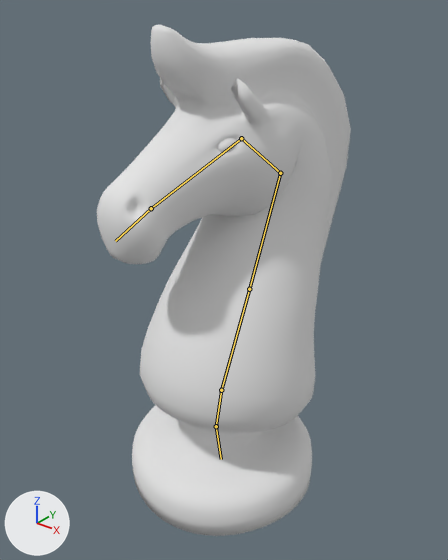
The Blender file Assets/chess_knight.blend: old version first, new version second.
Camera for both pictures: a 50 mm lens placed at (1.54, -1.93, 2.18), pointed at (-0.05, 0.05, 0.96). Every picture has the same lights, and +X, +Y and +Z are marked at lower left. Both versions are drawn at frame 92 of the action 'jump'; the numbers are the values there. The bones that bend it are drawn over the model as lines.

Objects in the first picture: 'Knight'.
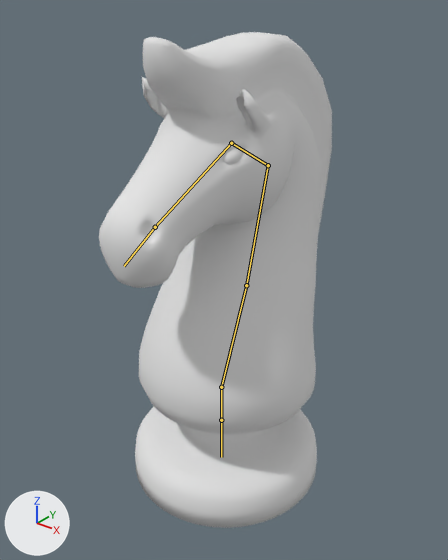
The edits, one by one:
Bone 'Bone' (bone_bone) moves from (2.036, 0.289, -0.172) to (2.036, 0.305, -0.178).
Bone 'Bone' (bone_bone) turns from (-65, 70, -92) to (-68, 70, -92) degrees about its own x, y and z.
Bone 'Bone.001' (bone_bone_001) turns from (3, -4, 1) to (0, 0, 0) degrees about its own x, y and z.
Bone 'Bone.002' (bone_bone_002) turns from (0, -5, -5) to (-4, 0, 1) degrees about its own x, y and z.
Bone 'Bone.003' (bone_bone_003) turns from (-8, 2, 1) to (-1, 0, 0) degrees about its own x, y and z.
Bone 'Bone.007' (bone_bone_007) moves from (-2.036, -0.33, -0.066) to (-2.036, -0.347, -0.066).
Bone 'Bone.007' (bone_bone_007) turns from (-12, -90, 0) to (0, -90, 0) degrees about its own x, y and z.
Bone 'Bone.008' (bone_bone_008) turns from (21, 0, 0) to (0, 0, 0) degrees about its own x, y and z.

Changed parts and their boxes [x1, y1, x2, y2] in the pictures (448 x 560 px):
'Knight', posed (8% narrower)
    before: [97, 25, 351, 536]
    after: [99, 32, 332, 528]
bone 'Bone', root to tip
    before: (221, 390) to (249, 289)
    after: (221, 387) to (246, 285)
bone 'Bone.001', root to tip
    before: (249, 289) to (280, 173)
    after: (246, 285) to (268, 165)
bone 'Bone.002', root to tip
    before: (280, 173) to (241, 138)
    after: (268, 165) to (231, 143)
bone 'Bone.003', root to tip
    before: (241, 138) to (151, 208)
    after: (231, 143) to (155, 227)
bone 'Bone.007', root to tip
    before: (221, 390) to (216, 426)
    after: (221, 387) to (221, 420)
bone 'Bone.008', root to tip
    before: (216, 426) to (221, 459)
    after: (221, 420) to (221, 457)
